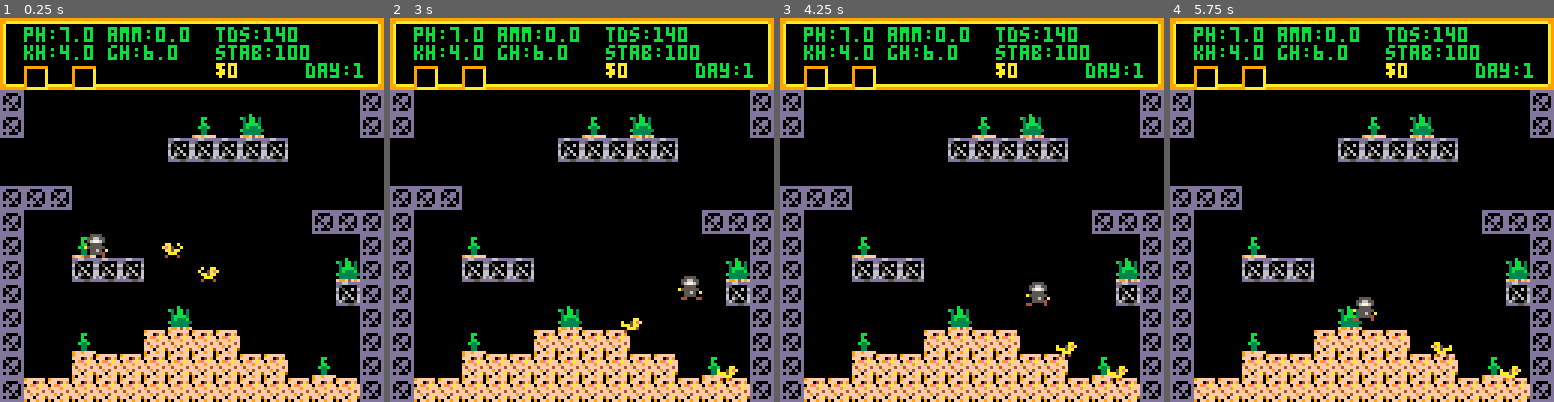
Above: before the commit, frames 1-4 (left to right).
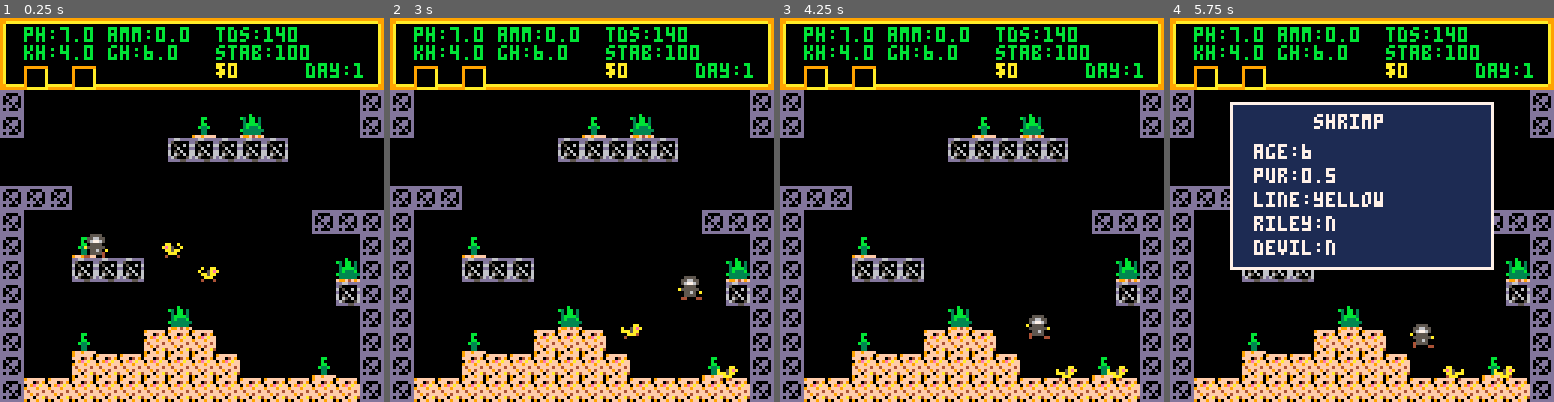
Above: after the commit, the same moments.

Repository: zvxr/shrimpkeeper
Game: PICO-8 cartridge shrimpkeeper.p8
Same seed, same stepped clock (60 frames per second), same inputs: the game is played once before the commit and once after it.
Inputs:
- Up to frame 1 (0.25 s): no input
- Up to frame 2 (3 s): tap X (X key) at 0.33, 1.07, 1.85, 2.97 s; tap O (Z key) at 0.7, 1.7, 2.1, 2.5, 2.9 s; hold Right 1.6-2.1 s; hold Up 2.15-2.42 s; hold Right from 2.47 s (still down)
- Up to frame 3 (4.25 s): release Right at 3.03 s; hold Left 3.08-3.58 s; tap O (Z key) at 3.3, 3.7, 4.1 s; hold Down 3.63-3.97 s; hold Right from 4.02 s (still down); tap X (X key) at 4.08 s
- Up to frame 4 (5.75 s): tap O (Z key) every 0.4 s from 4.5 to 5.7 s; release Right at 4.68 s; hold Up 4.73-5.03 s; hold Left 5.08-5.68 s; tap X (X key) at 5.2 s; hold Down from 5.73 s (still down)

The runs differ from the first frame. In frame 1, 1.0% of the frame differs, in the area x 56-75%, y 81-94%; in frame 2, 1.2%; in frame 3, 1.7%; in frame 4, 32%, in the area x 15-92%, y 21-95%.

Commit message:
split shop and fine tune params

Diff:
--- a/player.lua
+++ b/player.lua
@@ -28,6 +28,10 @@
 	return tank.day>=10 and touch_tile(a,45,5)
 end
 
+function on_disc(a)
+	return disc_ok() and touch_tile(a,33,11)
+end
+
 function try_door(a)
 	if on_door(a) and btnp(2) then
 		tank.sm=1
@@ -38,6 +42,9 @@
 	elseif on_shrimp_shop(a) and btnp(2) then
 		tank.sm=3
 		tank.ss=1
+	elseif on_disc(a) and btnp(2) then
+		tank.sm=4
+		tank.ss=1
 	end
 end
 
--- /dev/null
+++ b/shop.lua
@@ -0,0 +1,116 @@
+function shop_cost()
+	if tank.sm==4 then
+		return tank.ss==1 and 4 or tank.ss==2 and 10 or 20
+	end
+	if tank.sm==2 then
+		return tank.ss==1 and 6 or tank.ss==2 and 24 or 12
+	end
+	return tank.ss==1 and 5 or tank.ss==2 and 10 or tank.ss==3 and 6 or tank.ss==4 and 20 or 30
+end
+
+function shrimp_price()
+	if ha and ha.sa!=nil then
+		return (flr(ha.sp*5)+(ha.sr and 2 or 0)+(ha.sd and 5 or 0))*2
+	end
+	return 0
+end
+
+function buy_shop()
+	local c=shop_cost()
+	if tank.money<c then return end
+	if tank.sm==4 then
+		if tank.ss==1 then
+			if tank.i2>0 then return end
+			tank.i2=49
+		else
+			if tank.i1>0 then return end
+			tank.i1=tank.ss==2 and 4 or 2
+		end
+	elseif tank.sm==2 then
+		if tank.ss==1 then
+			if tank.i2>0 then return end
+			tank.i2=32
+		else
+			if tank.i1>0 then return end
+			tank.i1=tank.ss+1
+		end
+	elseif tank.ss<4 then
+		if tank.i2>0 then return end
+		tank.i2=48+tank.ss
+	else
+		if tank.i1>0 then return end
+		tank.i1=tank.ss-3
+		if tank.i1==1 then
+			tank.i1p=rnd(1)
+			tank.i1b=rnd(1)<0.5
+		end
+	end
+	tank.money-=c
+	tank.sm=0
+end
+
+function upd_shop()
+	if tank.sm==3 then
+		if btnp(5) and ha and ha.sa!=nil and ha.sp>=1 then
+			tank.money+=shrimp_price()
+			ha=nil
+			tank.sm=0
+		elseif btnp(4) then
+			tank.sm=0
+		end
+		return
+	end
+	if btnp(2) then
+		tank.ss=max(1,tank.ss-1)
+	elseif btnp(3) then
+		tank.ss=min(tank.sm==2 and 3 or 5,tank.ss+1)
+	elseif btnp(5) then
+		buy_shop()
+	elseif btnp(4) then
+		tank.sm=0
+	end
+end
+
+function draw_shop_row(n,y,s,c)
+	print(tank.ss==n and ">" or " ",18,y,7)
+	print(s,26,y,7)
+	print("$"..c,88,y,tank.money<c and 8 or 11)
+end
+
+function draw_shop()
+	rectfill(12,24,116,88,1)
+	rect(12,24,116,88,7)
+	if tank.sm==3 then
+		if ha and ha.sa!=nil then
+			if ha.sp>=1 then
+				print("sell shrimp",36,40,7)
+				print("for $"..shrimp_price().."?",42,56,7)
+				print("x yes  z no",34,72,7)
+			else
+				print("cannot sell",34,48,7)
+				print("purity < 1",34,58,7)
+				print("z exit",46,72,7)
+			end
+		else
+			print("no shrimp to sell",24,52,7)
+			print("z exit",46,72,7)
+		end
+	elseif tank.sm==4 then
+		print("discount",40,28,7)
+		draw_shop_row(1,38,"water",4)
+		draw_shop_row(2,48,"moss ball",10)
+		draw_shop_row(3,58,"fancy",20)
+	elseif tank.sm==2 then
+		print("plant",52,28,7)
+		draw_shop_row(1,38,"ro water",6)
+		draw_shop_row(2,48,"bacter ae",30)
+		draw_shop_row(3,58,"moss ball",12)
+	else
+		print("shop",56,28,7)
+		draw_shop_row(1,38,"water",5)
+		draw_shop_row(2,48,"kh+",10)
+		draw_shop_row(3,58,"gh+",6)
+		draw_shop_row(4,68,"snail",20)
+		draw_shop_row(5,78,"fancy",30)
+	end
+end
--- a/shrimp.lua
+++ b/shrimp.lua
@@ -1,5 +1,5 @@
 function shrimp_size(a)
-	if a.sa<8 then
+	if a.sa<7 then
 		a.k=53
 		a.fs=1
 		a.frames=4
@@ -110,7 +110,7 @@
 	local hi=max(a.sp,b.sp)+0.2
 	local m=false
 	c.sa=1
-	c.sp=lo+rnd(hi-lo)
+	c.sp=lo+rnd(hi-lo)+tank.kh/4
 	c.sb=a.sb
 	c.sr=a.sr and b.sr or
 		((a.sr or b.sr) and rnd(1)<0.5)
@@ -130,9 +130,9 @@
 		return
 	end
 	for a in all(ent) do
-		if a.sa and a.sa>=8 then
+		if a.sa and a.sa>=7 then
 			for b in all(ent) do
-				if b!=a and b.sa and b.sa>=8 and
+				if b!=a and b.sa and b.sa>=7 and
 					a.sb==b.sb and
 					flr(a.x/16)==flr(b.x/16) and
 					flr(a.y/16)==flr(b.y/16) then
@@ -173,7 +173,7 @@
 			end
 			if a.sj>0 and rnd(1)<0.18 then
 				a.sj-=1
-				a.dy-=a.sa<8 and 0.45 or 0.6
+				a.dy-=a.sa<7 and 0.45 or 0.6
 				sfx(2)
 			end
 			if a.st>0 then
@@ -188,13 +188,13 @@
 					a.so=a.sdx>0 and 1 or 0
 					a.st=15+flr(rnd(30))
 					if rnd(1)<0.12 then
-						a.dy-=a.sa<8 and 0.45 or 0.6
+						a.dy-=a.sa<7 and 0.45 or 0.6
 						a.sj=1+flr(rnd(4))
 						sfx(2)
 					end
 				end
 			end
-			a.dx+=a.sdx*(a.sa<8 and 0.03 or 0.04)
+			a.dx+=a.sdx*(a.sa<7 and 0.03 or 0.04)
 		end
 	end
 end
--- a/shrimpkeeper.p8
+++ b/shrimpkeeper.p8
@@ -5,6 +5,7 @@
 #include ent.lua
 #include physics.lua
 #include tank.lua
+#include shop.lua
 #include shrimp.lua
 #include snail.lua
 #include micro.lua
@@ -17,6 +18,7 @@
 end
 
 function _update()
+	if tank.go then return end
 	if sd_a then
 		if any_btn() then sd_a=nil end
 		return
@@ -43,6 +45,7 @@
 	camera(room_x*128,room_y*128)
 	map(room_x*16,room_y*16,room_x*128,room_y*128,16,16)
 	if tank.ps then spr(12,25*8,4*8) end
+	if disc_ok() then spr(14,33*8,11*8) end
 	if tank.day>=10 then spr(13,45*8,5*8) end
 	foreach(ent,draw_ent)
 	draw_held_pet()
@@ -50,17 +53,18 @@
 	draw_tank_hud()
 	if tank.sm>0 then draw_shop() end
 	if sd_a then draw_pet_dialog(sd_a) end
+	if tank.go then draw_go() end
 end
 
 __gfx__
-000000009999999999999999999999990000000000ccc70000ccc70000ccc70000ccc700dddddddddd66dddd0044444000b33330004444400000000000000000
-0000000099aaaaaaaaaaaaaaaaaaaa99101110100cccccc00cccccc00cccccc00cccccc0dd0000ddd500000d044444400bbb3330044444400000000000000000
-000000009a00000000000000000000a9000000000cffffc00cffffc00cffffc00cffffc0d0d0dd0d6050060604444440033b3330048884400000000000000000
-000000009a00000000000000000000a9000000000c5ff5c00c5ff5c00c5ff5c00c5ff5c0d00ddd0dd006000d044444400d3b3330048444400000000000000000
-000000009a00000000000000000000a9000000000cffffc00cffffcc0cffffc0ccffffc0d0d0d00d60506006044449400d3b3930044449400000000000000000
-000000009a00000000000000000000a900101101ccccccccccccccc0cccccccc0cccccccdddd0d0d60650606044444400d3b3330048884400000000000000000
-000000009a00000000000000000000a9000000000cccccc00cccccc00cccccc00cccccc0d0d000ddd6500056044444400ddb3330044444400000000000000000
-000000009a00000000000000000000a9000000000c0000c0c00000c00c0000c00c00000cdddddddddddd55dd66666666aaaaaaaa666666660000000000000000
+000000009999999999999999999999990000000000ccc70000ccc70000ccc70000ccc700dddddddddd66dddd0044444000b333300044444000feff0000000000
+0000000099aaaaaaaaaaaaaaaaaaaa99101110100cccccc00cccccc00cccccc00cccccc0dd0000ddd500000d044444400bbb3330044444400ffefff000000000
+000000009a00000000000000000000a9000000000cffffc00cffffc00cffffc00cffffc0d0d0dd0d6050060604444440033b3330048884400feeeff000000000
+000000009a00000000000000000000a9000000000c5ff5c00c5ff5c00c5ff5c00c5ff5c0d00ddd0dd006000d044444400d3b3330048444400ffefff000000000
+000000009a00000000000000000000a9000000000cffffc00cffffcc0cffffc0ccffffc0d0d0d00d60506006044449400d3b3930044449400ffef0f000000000
+000000009a00000000000000000000a900101101ccccccccccccccc0cccccccc0cccccccdddd0d0d60650606044444400d3b3330048884400ffefff000000000
+000000009a00000000000000000000a9000000000cccccc00cccccc00cccccc00cccccc0d0d000ddd6500056044444400ddb3330044444400ffefff000000000
+000000009a00000000000000000000a9000000000c0000c0c00000c00c0000c00c00000cdddddddddddd55dd66666666aaaaaaaa66666666eeeeeeee00000000
 999999999a00000099999999000000a999999999005555000055550000555500005555009ffffff0000000000000000000000000000000000000000000000000
 9055550a9a0000009000000a000000a99000000a05566550055665500556655005566550fff04f90000000000000000000000000000000000000000000000000
 9566665a9a0000009000000a000000a99003000a056776500567765005677650056776500f9efaff000000000000000000000000000000000000000000000000
@@ -264,8 +268,8 @@
 091919190000000000000000000000090900000a0a0a00000000000000004009090000005354550000000000000000000000000000000000000000000019190900000000000000000000000000000000000000000000000000000000000000000000000000000000000000000000000000000000000000000000000000000000
 0909090900000000000000000000000909000000000000000000000000000a09090050526364650000000000000000000000000000000000000000001919190900000000000000000000000000000000000000000000000000000000000000000000000000000000000000000000000000000000000000000000000000000000
 0900000000000000000000000000000909000000000000400000000000000009091919197374750000000000000000090900000000000000400042191919190900000000000000000000000000000000000000000000000000000000000000000000000000000000000000000000000000000000000000000000000000000000
-0900000000000000000000001919190909000041000019191919000000000009091919191919190000000000400a0a090900000000000019191919191919190900000000000000000000000000000000000000000000000000000000000000000000000000000000000000000000000000000000000000000000000000000000
-0900005051515200400019191919190909000019191919191919191900410009091919191919191900410000191919090900400000191919191919191919190900000000000000000000000000000000000000000000000000000000000000000000000000000000000000000000000000000000000000000000000000000000
+0900000000000000000000001919190909000041000019191900000000000009091919191919190000000000400a0a090900000000000019191919191919190900000000000000000000000000000000000000000000000000000000000000000000000000000000000000000000000000000000000000000000000000000000
+0900005051515200400019191919190909000019191919191919000000410009091919191919191900410000191919090900400000191919191919191919190900000000000000000000000000000000000000000000000000000000000000000000000000000000000000000000000000000000000000000000000000000000
 0919191919191919191919191919190909191919191919191919191919191909091919191919191919191919191919090919191919191919191919191919190900000000000000000000000000000000000000000000000000000000000000000000000000000000000000000000000000000000000000000000000000000000
 
 
--- a/spawn.lua
+++ b/spawn.lua
@@ -19,8 +19,9 @@
 	make_coin(7+flr(rnd(6))+r*16,9+flr(rnd(2)))
 end
 
-function add_fry()
-	make_fry(7+flr(rnd(6))+(1+flr(rnd(2)))*16,9+flr(rnd(2)))
+function add_fry(c)
+	a=make_fry(7+flr(rnd(6))+(1+flr(rnd(2)))*16,9+flr(rnd(2)))
+	if c!=nil then a.sb=c end
 end
 
 function init_world()
@@ -30,7 +31,8 @@
 	pl = make_ent(21,20,9)
 	pl.frames=4
 
-	for i=1,4 do
-		add_fry()
-	end
+	add_fry(true)
+	add_fry(true)
+	add_fry(false)
+	add_fry(false)
 end
--- a/tank.lua
+++ b/tank.lua
@@ -14,6 +14,8 @@
 		sm=0,
 		ss=1,
 		ps=false,
+		rx=0,
+		go=false,
 		i1=0,
 		i2=0,
 		i1p=0,
@@ -37,7 +39,7 @@
 
 function st_amm(v)
 	if v==0 then return 0 end
-	return v<0.4 and 1 or 2
+	return v<0.5 and 1 or 2
 end
 
 function st_tds(v)
@@ -71,12 +73,57 @@
 		st_stab(tank.stab)<2
 end
 
+function tank_red()
+	return st_ph(tank.ph)==2 or
+		st_amm(tank.amm)==2 or
+		st_tds(tank.tds)==2 or
+		st_kh(tank.kh)==2 or
+		st_gh(tank.gh)==2 or
+		st_stab(tank.stab)==2
+end
+
+function chk_go()
+	if tank.stab<=0 or tank.amm>=3 or tank.rx>=3 then
+		tank.go=true
+	end
+end
+
 function adult_n()
 	local s=0
 	for a in all(ent) do
-		if a.sa!=nil and a.sa>=8 then s+=1 end
+		if a.sa!=nil and a.sa>=7 then s+=1 end
 	end
 	return s
+end
+
+function disc_ok()
+	local a=false
+	local b=false
+	local c=false
+	local d=false
+	for e in all(ent) do
+		if e.np!=nil then
+			local x=flr(e.x/16)
+			if x==0 then
+				a=true
+			elseif x==1 then
+				b=true
+			elseif x==2 then
+				c=true
+			elseif x==3 then
+				d=true
+			end
+		end
+	end
+	return a and b and c and d
+end
+
+function max_pur()
+	local p=0
+	for a in all(ent) do
+		if a.sa!=nil and a.sp>p then p=a.sp end
+	end
+	return p
 end
 
 function tank_step()
@@ -93,30 +140,36 @@
 		elseif a.np!=nil then
 			n+=1
 		elseif a.sa!=nil then
-			if a.sa<8 then
+			if a.sa<7 then
 				f+=1
 			else
 				s+=1
 			end
 		end
 	end
-	tank.stab=min(100,tank.stab+30+b*2)
-	tank.amm+=(f+s*2+n/2)*(0.025-m*0.005)
-	tank.kh=max(0,tank.kh-0.2-n*0.1)
-	tank.gh+=b*0.05
+	tank.stab=min(100,tank.stab+30+b*5)
+	tank.amm=max(0,tank.amm+(f-n+s*2)*(0.025-m*0.005))
+	tank.kh=max(0,tank.kh-0.1)
+	tank.gh=max(0,tank.gh+b*0.05-n*0.05)
 	tank.tds+=10
 end
 
 function upd_tank()
 	tank.t+=1
-	if not tank.ps and adult_n()>=10 then tank.ps=true end
+	if not tank.ps and adult_n()>=8 then tank.ps=true end
 	local d=1+flr(tank.t/1500)
 	if d>tank.day then
 		tank.day=d
+		if tank_red() then
+			tank.rx+=1
+		elseif tank.rx>0 then
+			tank.rx-=1
+		end
 		shrimp_day()
 		breed_day()
 	end
 	if tank.t%750==0 then tank_step() end
+	chk_go()
 	tank.ct+=1
 	if tank.ct>=120 then
 		tank.ct=0
@@ -146,20 +199,26 @@
 		if tank.i2==49 then
 			tank.stab-=30
 			tank.amm=max(0,tank.amm-1)
+			if tank.ph<7 then
+				tank.ph=min(7,tank.ph+0.1)
+			elseif tank.ph>7 then
+				tank.ph=max(7,tank.ph-0.1)
+			end
 			tank.kh=max(0,tank.kh-1)
 			tank.gh=max(0,tank.gh-0.5)
 			tank.tds=max(0,tank.tds-30)
 		elseif tank.i2==32 then
-			tank.ph-=0.2
-			tank.amm=max(0,tank.amm-1.2)
+			tank.stab-=30
+			tank.ph-=0.3
+			tank.amm=max(0,tank.amm-2)
 			tank.kh=max(0,tank.kh-2)
-			tank.gh=max(0,tank.gh-1)
+			tank.gh=max(0,tank.gh-2)
 			tank.tds=max(0,tank.tds-80)
 		elseif tank.i2==50 then
 			tank.stab-=20
-			tank.kh+=2
+			tank.kh+=3
 			tank.gh+=2
-			tank.tds+=200
+			tank.tds+=40
 		else
 			tank.stab-=20
 			tank.gh+=4
@@ -167,101 +226,7 @@
 		end
 		tank.i2=0
 	end
-end
-
-function shop_cost()
-	if tank.sm==2 then
-		return tank.ss==1 and 6 or tank.ss==2 and 30 or 12
-	end
-	return tank.ss==1 and 5 or tank.ss<4 and 10 or tank.ss==4 and 20 or 30
-end
-
-function shrimp_price()
-	if ha and ha.sa!=nil then
-		return flr(ha.sp*5)+(ha.sr and 2 or 0)+(ha.sd and 5 or 0)
-	end
-	return 0
-end
-
-function buy_shop()
-	local c=shop_cost()
-	if tank.money<c then return end
-	if tank.sm==2 then
-		if tank.ss==1 then
-			if tank.i2>0 then return end
-			tank.i2=32
-		else
-			if tank.i1>0 then return end
-			tank.i1=tank.ss+1
-		end
-	elseif tank.ss<4 then
-		if tank.i2>0 then return end
-		tank.i2=48+tank.ss
-	else
-		if tank.i1>0 then return end
-		tank.i1=tank.ss-3
-		if tank.i1==1 then
-			tank.i1p=rnd(1)
-			tank.i1b=rnd(1)<0.5
-		end
-	end
-	tank.money-=c
-	tank.sm=0
-end
-
-function upd_shop()
-	if tank.sm==3 then
-		if btnp(5) and ha and ha.sa!=nil then
-			tank.money+=shrimp_price()
-			ha=nil
-			tank.sm=0
-		elseif btnp(4) then
-			tank.sm=0
-		end
-		return
-	end
-	if btnp(2) then
-		tank.ss=max(1,tank.ss-1)
-	elseif btnp(3) then
-		tank.ss=min(tank.sm==2 and 3 or 5,tank.ss+1)
-	elseif btnp(5) then
-		buy_shop()
-	elseif btnp(4) then
-		tank.sm=0
-	end
-end
-
-function draw_shop_row(n,y,s,c)
-	print(tank.ss==n and ">" or " ",18,y,7)
-	print(s,26,y,7)
-	print("$"..c,88,y,tank.money<c and 8 or 11)
-end
-
-function draw_shop()
-	rectfill(12,24,116,88,1)
-	rect(12,24,116,88,7)
-	if tank.sm==3 then
-		if ha and ha.sa!=nil then
-			print("sell shrimp",36,40,7)
-			print("for $"..shrimp_price().."?",42,56,7)
-			print("x yes  z no",34,72,7)
-		else
-			print("no shrimp to sell",24,52,7)
-			print("z exit",46,72,7)
-		end
-	elseif tank.sm==2 then
-		print("plant",52,28,7)
-		draw_shop_row(1,38,"ro water",6)
-		draw_shop_row(2,48,"bacter ae",30)
-		draw_shop_row(3,58,"moss ball",12)
-	else
-		print("shop",56,28,7)
-		draw_shop_row(1,38,"water",5)
-		draw_shop_row(2,48,"kh+",10)
-		draw_shop_row(3,58,"gh+",10)
-		draw_shop_row(4,68,"snail",20)
-		draw_shop_row(5,78,"fancy",30)
-	end
+	chk_go()
 end
 
 function draw_tank_hud()
@@ -274,6 +239,7 @@
 	print(tank.bm,36,15,7)
 	print("tds:"..tank.tds,72,3,st_col(st_tds(tank.tds)))
 	print("stab:"..tank.stab,72,9,st_col(st_stab(tank.stab)))
+	if tank.rx>0 then print(sub("xxx",1,tank.rx),102,9,8) end
 	if tank.i1==1 then
 		spr(48,16,16)
 	elseif tank.i1==2 then
@@ -285,3 +251,12 @@
 	end
 	if tank.i2>0 then spr(tank.i2,24,16) end
 end
+
+function draw_go()
+	rectfill(20,36,108,84,0)
+	rect(20,36,108,84,8)
+	print("game over",40,42,8)
+	print("days:"..tank.day,28,54,7)
+	print("adults:"..adult_n(),28,64,7)
+	print("max pur:"..fmt1(max_pur()),28,74,7)
+end
Not shown, changed: DOCS.md
